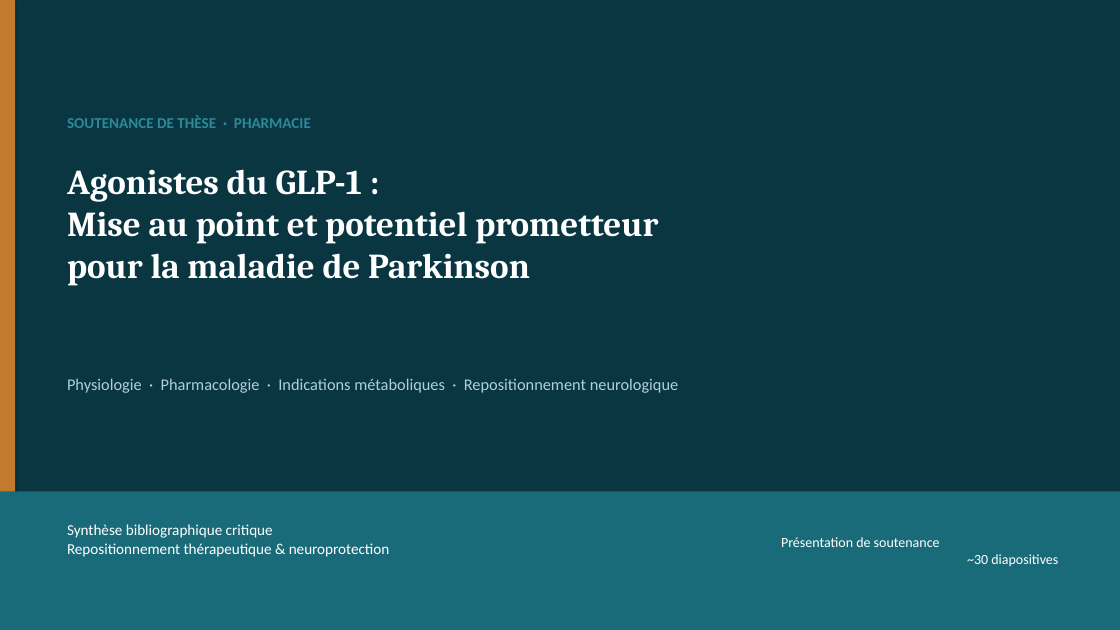
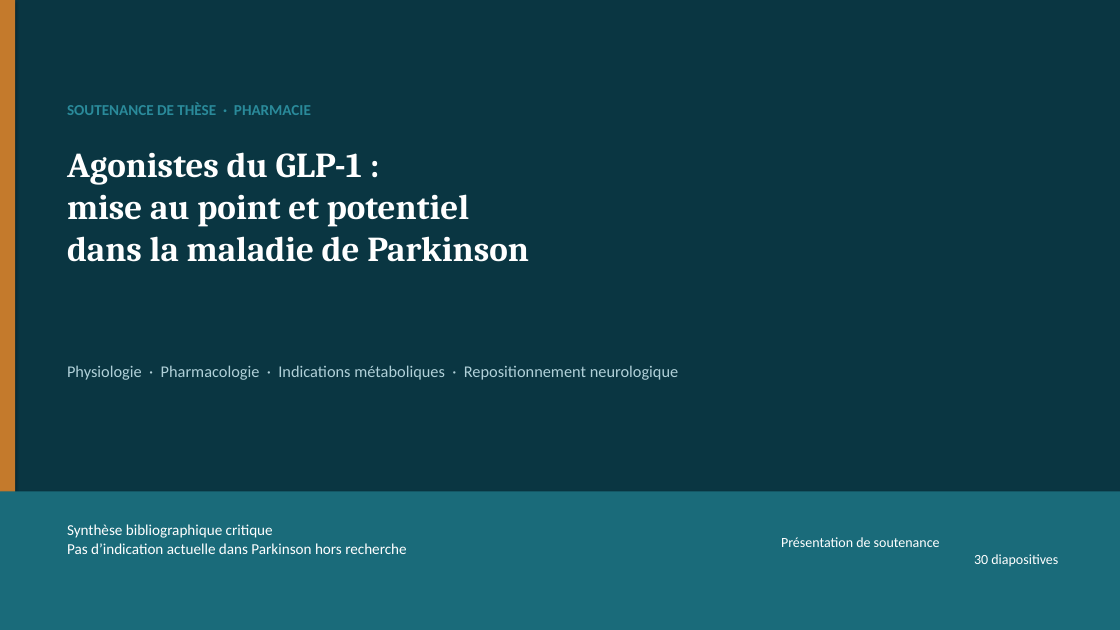
Before and after one commit to Mashtal-Platform/mashtal-platform, a slide deck: slide 1 of docs/presentation/Soutenance_GLP1_Parkinson.pptx. Drawn at 1120x630 pixels with LibreOffice and Linux fonts; fonts in the diff are those of the drawing. Boxes give left, top, right and bottom in pixels: in the first picture for what was removed or moved away, otherwise in the second. Text is boxed around its words. In the diff, an @@ line names an element or a change of style, - is before the commit and + after.

```diff
--- a/docs/presentation/Soutenance_GLP1_Parkinson.pptx
+++ b/docs/presentation/Soutenance_GLP1_Parkinson.pptx
@@ text "SOUTENANCE DE THÈSE · PHARMACIE": place and size @@
-text "SOUTENANCE DE THÈSE · PHARMACIE" at (67, 115, 311, 128)
+text "SOUTENANCE DE THÈSE · PHARMACIE" at (67, 102, 311, 115)
@@ text at (67, 152, 529, 262): text changed @@
-Agonistes du GLP-1 :
-Mise au point et potentiel prometteur
-pour la maladie de Parkinson
+Agonistes du GLP-1 :
+mise au point et potentiel
+dans la maladie de Parkinson
@@ text "Physiologie · Pharmacologie · Indications ...": place and size @@
-text "Physiologie · Pharmacologie · Indications ..." at (67, 378, 678, 393)
+text "Physiologie · Pharmacologie · Indications ..." at (67, 365, 678, 380)
@@ text at (67, 524, 406, 554): text changed @@
-Synthèse bibliographique critique
-Repositionnement thérapeutique & neuroprotection
+Synthèse bibliographique critique
+Pas d’indication actuelle dans Parkinson hors recherche
@@ text at (781, 537, 1058, 566): text changed @@
-Présentation de soutenance
-~30 diapositives
+Présentation de soutenance
+30 diapositives
```
Also in this commit, not shown: 19 other slides changed, 10 slides added, 10 slides removed, 7 other files.
